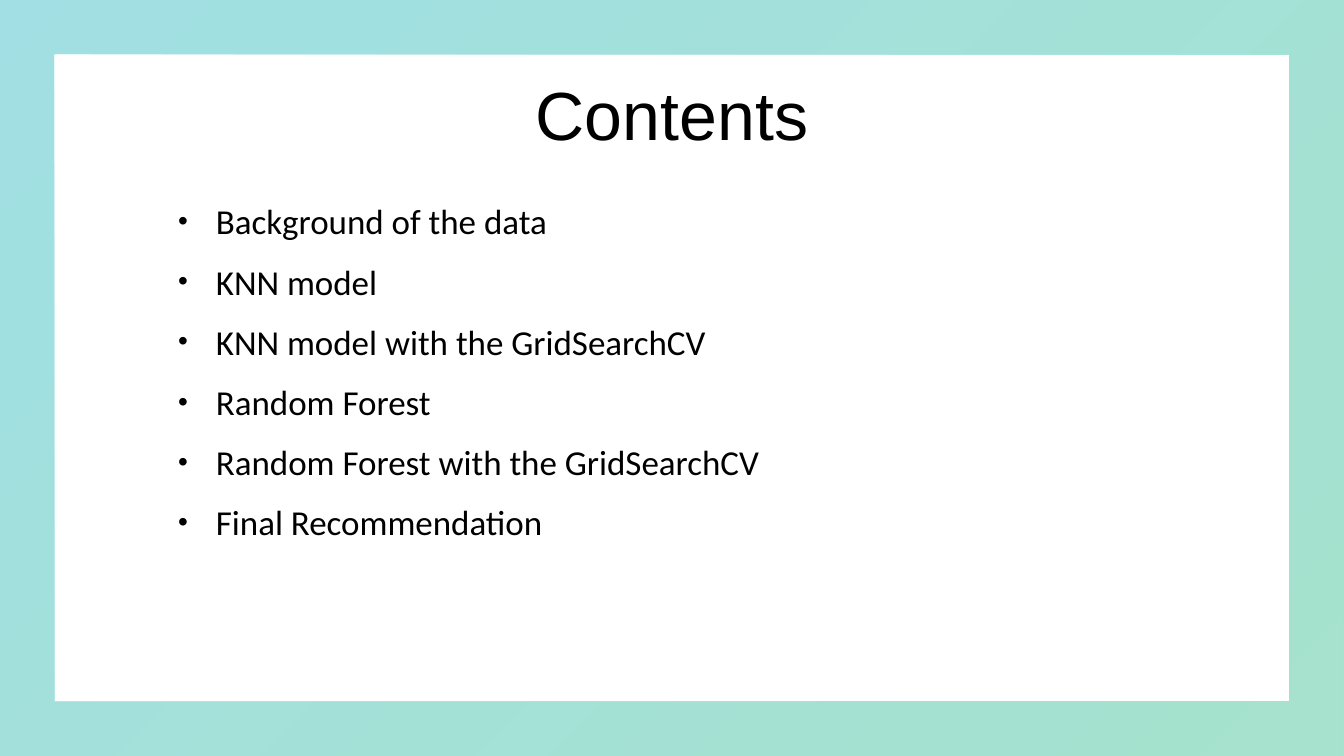
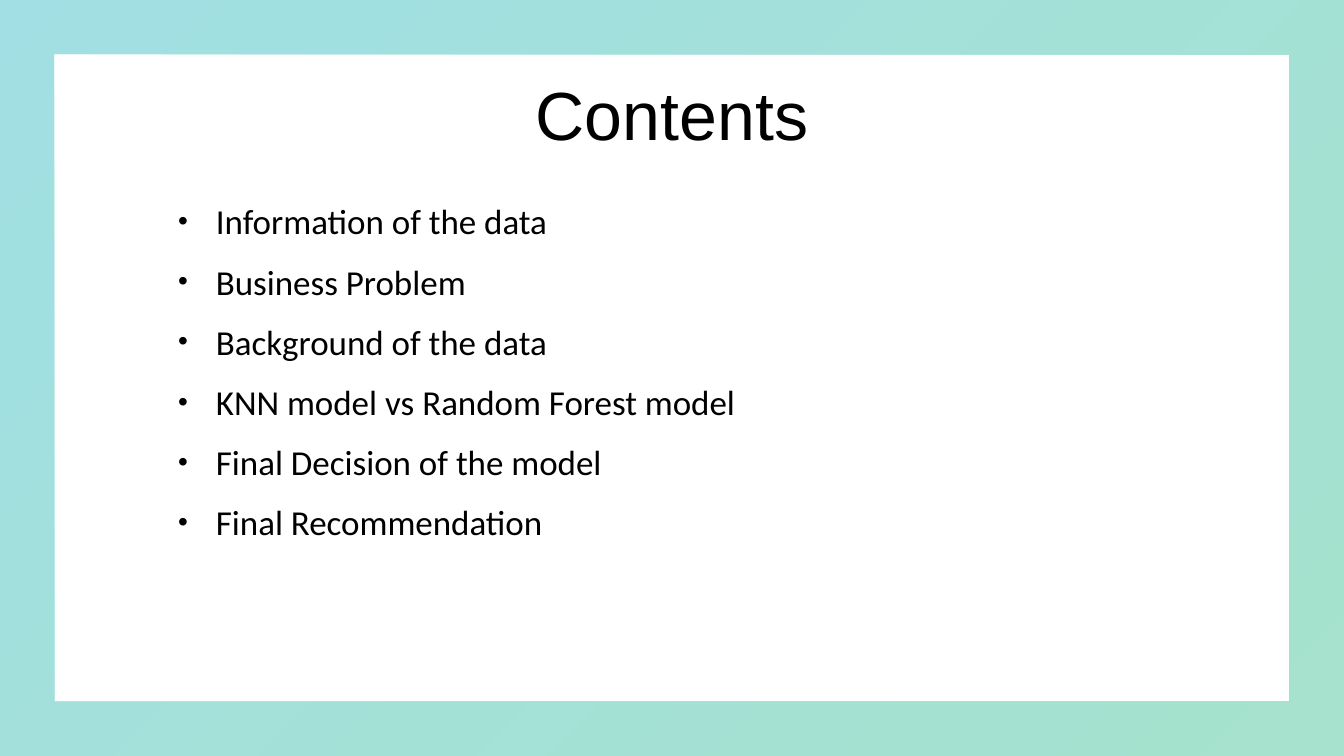
Before and after one commit to youngjin1106/project-2, a slide deck: slide 2 of Project 2 presentation .pptx. Drawn at 1344x756 pixels with LibreOffice and Linux fonts; fonts in the diff are those of the drawing; background and template pictures are left out. Boxes give left, top, right and bottom in pixels: in the first picture for what was removed or moved away, otherwise in the second. Text is boxed around its words. In the diff, an @@ line names an element or a change of style, - is before the commit and + after.

```diff
--- a/Project 2 presentation .pptx
+++ b/Project 2 presentation .pptx
@@ subtitle at <box>216,209,547,296</box>: paragraphs added @@
+• Information of the data
+• Business Problem
@@ subtitle at <box>216,390,735,476</box>: text changed @@
-• KNN model
-• KNN model with the GridSearchCV
-• Random Forest
-• Random Forest with the GridSearchCV
+• KNN model vs Random Forest model
+• Final Decision of the model
```
Also in this commit, not shown: 1 other slide changed, 13 slides added.
